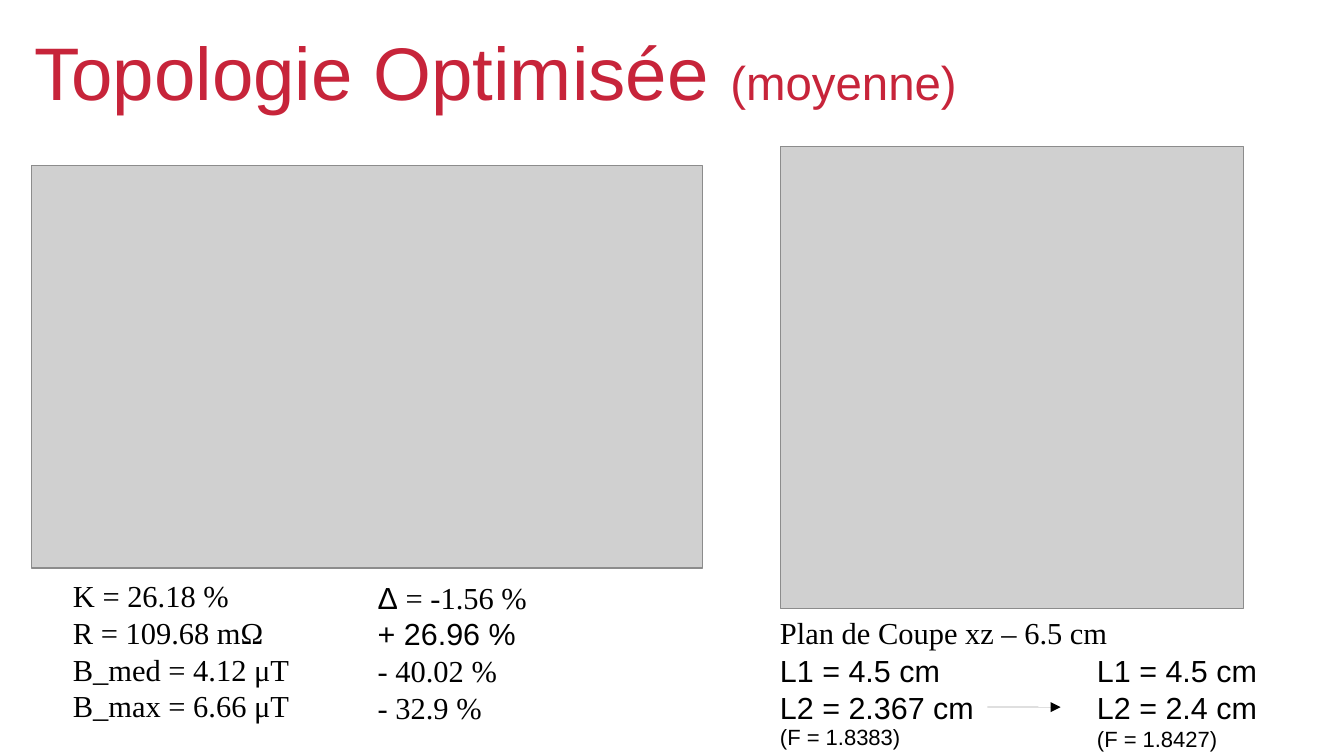
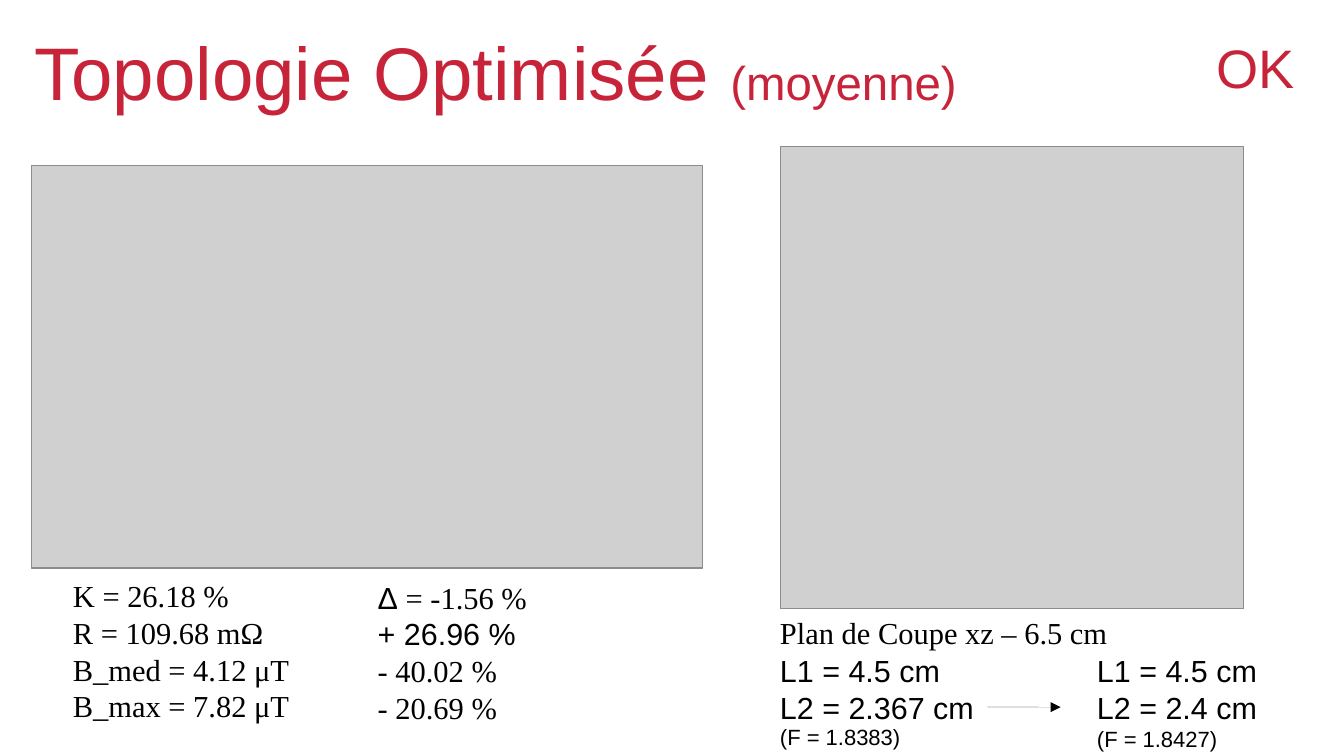
Before and after one commit to viniciustmoraes/COMSOL_simulations, a slide deck: slide 5 of Results/presentationResults.odp. Drawn at 1344x756 pixels with LibreOffice and Linux fonts; fonts in the diff are those of the drawing; grey boxes stand for pictures; background and template pictures are left out. Boxes give left, top, right and bottom in pixels: in the first picture for what was removed or moved away, otherwise in the second. Text is boxed around its words. In the diff, an @@ line names an element or a change of style, - is before the commit and + after.

```diff
--- a/Results/presentationResults.odp
+++ b/Results/presentationResults.odp
@@ title added at <box>1217,50,1295,89</box>, 32 pt, text #C7243A @@
+OK
@@ text at <box>73,696,289,724</box>: text changed @@
-B_max = 6.66 μT
+B_max = 7.82 μT
@@ text at <box>395,698,464,720</box>: text changed @@
-- 32.9 %
+- 20.69 %
```
Also in this commit, not shown: 4 other slides changed.
